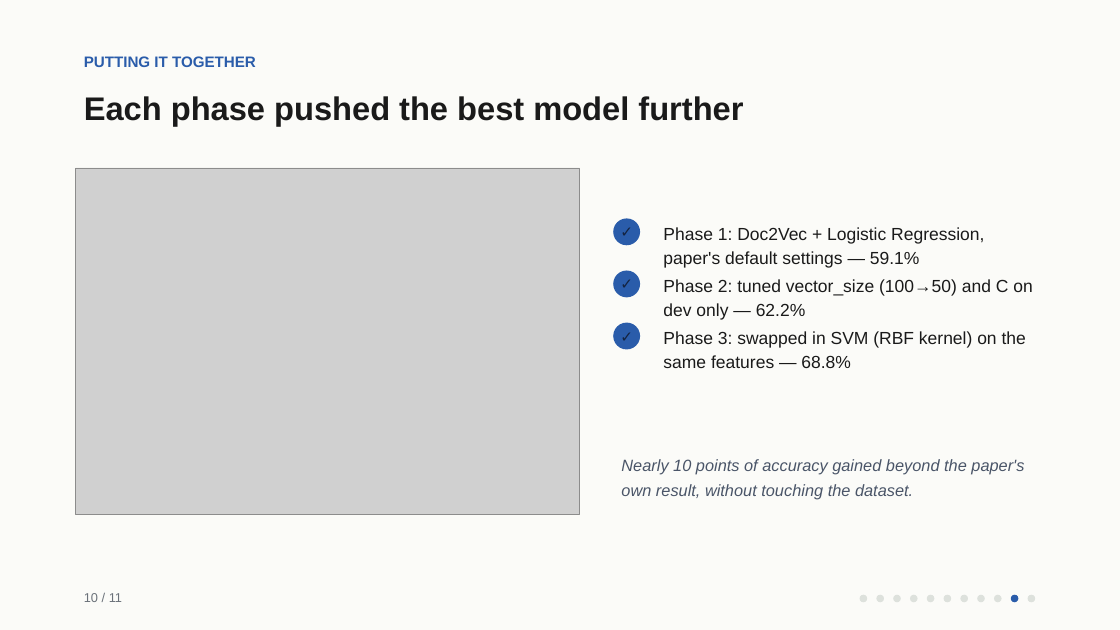
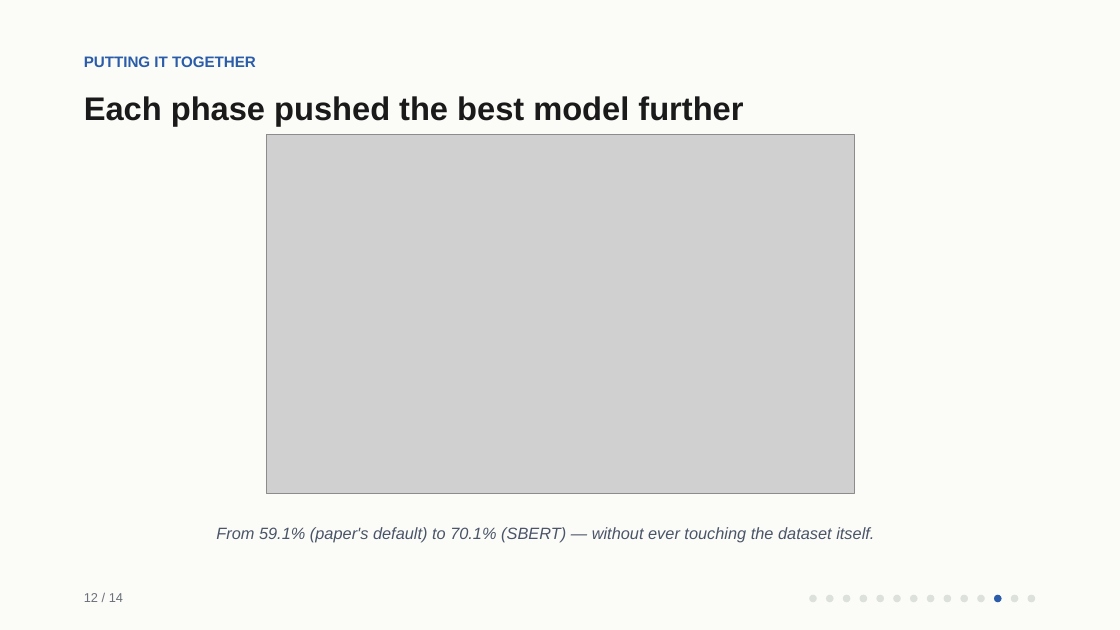
Before and after one commit to amogh-herle/ML-MINI-PROJECT, a slide deck: slide 13 of report/slides.pptx (slide 11 before the commit). Drawn at 1120x630 pixels with LibreOffice and Linux fonts; fonts in the diff are those of the drawing; grey boxes stand for pictures. Boxes give left, top, right and bottom in pixels: in the first picture for what was removed or moved away, otherwise in the second. Text is boxed around its words. In the diff, an @@ line names an element or a change of style, - is before the commit and + after.

```diff
--- a/report/slides.pptx
+++ b/report/slides.pptx
@@ picture added at (x1=266, y1=134, x2=854, y2=494) @@
@@ picture removed at (x1=76, y1=168, x2=580, y2=514) @@
@@ ellipse removed at (x1=613, y1=218, x2=640, y2=245) @@
-✓
@@ text removed at (x1=663, y1=227, x2=984, y2=268) @@
-Phase 1: Doc2Vec + Logistic Regression, paper's default settings — 59.1%
@@ ellipse removed at (x1=613, y1=271, x2=640, y2=297) @@
-✓
@@ text removed at (x1=663, y1=279, x2=1032, y2=320) @@
-Phase 2: tuned vector_size (100→50) and C on dev only — 62.2%
@@ ellipse removed at (x1=613, y1=323, x2=640, y2=350) @@
-✓
@@ text removed at (x1=663, y1=331, x2=1026, y2=368) @@
-Phase 3: swapped in SVM (RBF kernel) on the same features — 68.8%
@@ text removed at (x1=621, y1=459, x2=1024, y2=500) @@
-Nearly 10 points of accuracy gained beyond the paper's own result, without touching the dataset.
@@ text added at (x1=216, y1=527, x2=874, y2=542), 14 pt, text #4A5568, italic @@
+From 59.1% (paper's default) to 70.1% (SBERT) — without ever touching the dataset itself.
@@ text at (x1=84, y1=593, x2=123, y2=602): text changed @@
-10 / 11
+12 / 14
@@ ellipse added at (x1=809, y1=595, x2=817, y2=602), fill #DDE1DC @@
@@ ellipse added at (x1=826, y1=595, x2=833, y2=602), fill #DDE1DC @@
@@ ellipse added at (x1=843, y1=595, x2=850, y2=602), fill #DDE1DC @@
@@ ellipse moved from (x1=1011, y1=595, x2=1018, y2=602) to (x1=994, y1=595, x2=1002, y2=602) @@
@@ ellipse moved from (x1=994, y1=595, x2=1002, y2=602) to (x1=1011, y1=595, x2=1018, y2=602) @@
```
Also in this commit, not shown: 7 other slides changed, 7 slides added, 4 slides removed, 37 other files.
